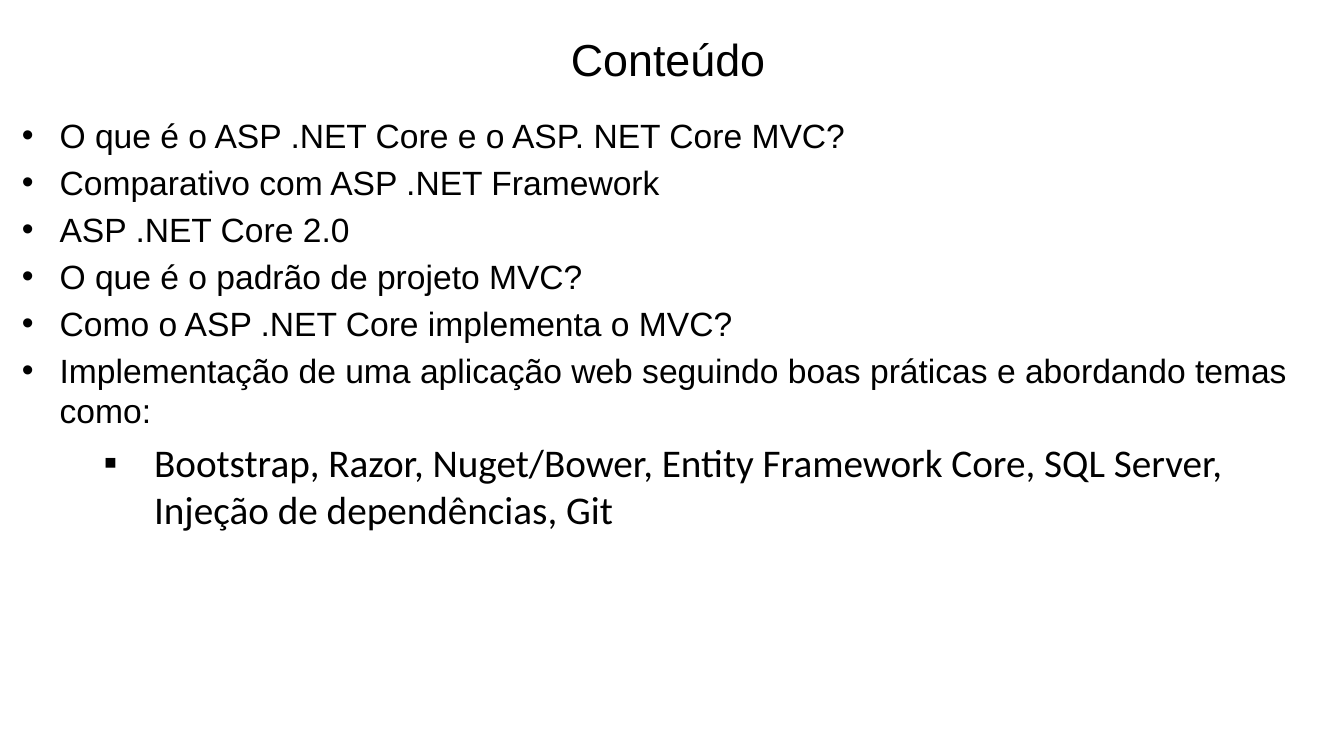
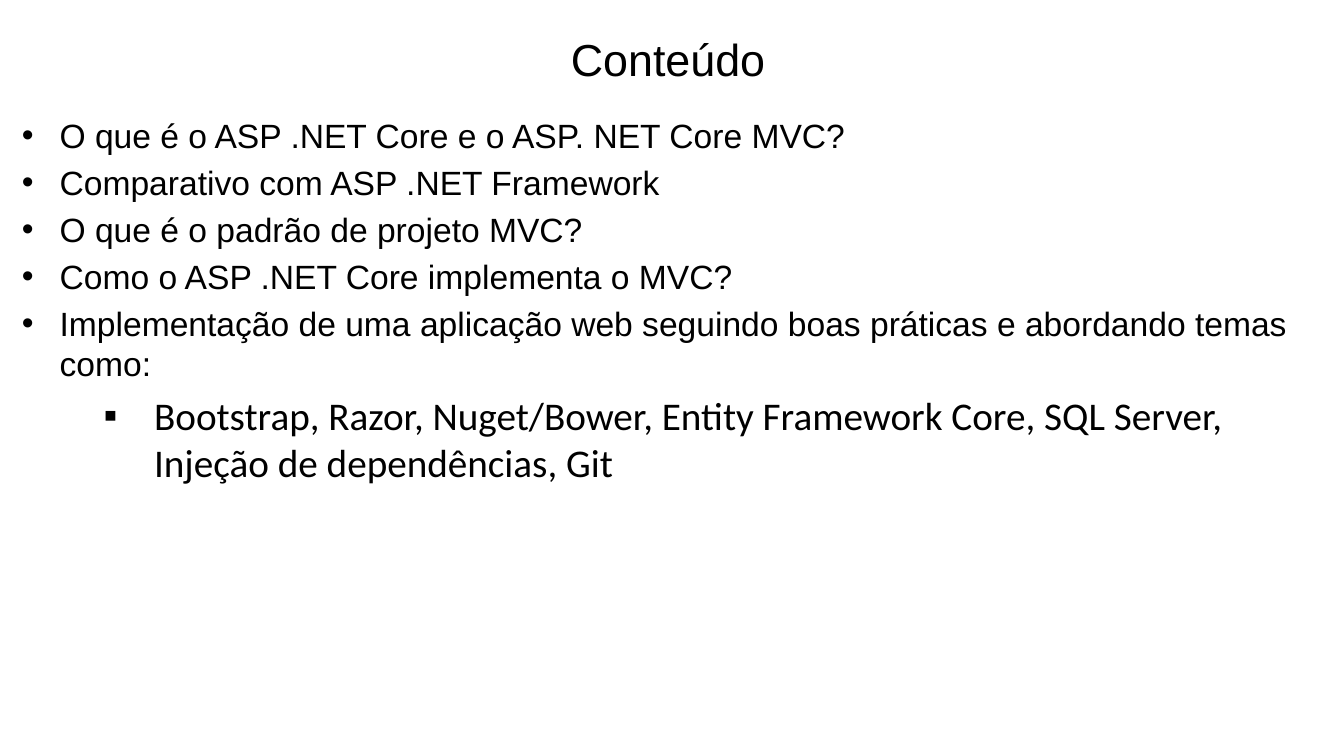
Before and after one commit to prodest/workshop-aspnet-core-mvc, a slide deck: slide 3 of workshop-aspnet-core-mvc.pptx. Drawn at 1344x756 pixels with LibreOffice and Linux fonts; fonts in the diff are those of the drawing; background and template pictures are left out. Boxes give left, top, right and bottom in pixels: in the first picture for what was removed or moved away, otherwise in the second. Text is boxed around its words. In the diff, an @@ line names an element or a change of style, - is before the commit and + after.

```diff
--- a/workshop-aspnet-core-mvc.pptx
+++ b/workshop-aspnet-core-mvc.pptx
@@ text at [60,218,350,243]: paragraph removed @@
-• ASP .NET Core 2.0
```
Also in this commit, not shown: 1 other slide changed, 9 slides added, 2 slides removed.
